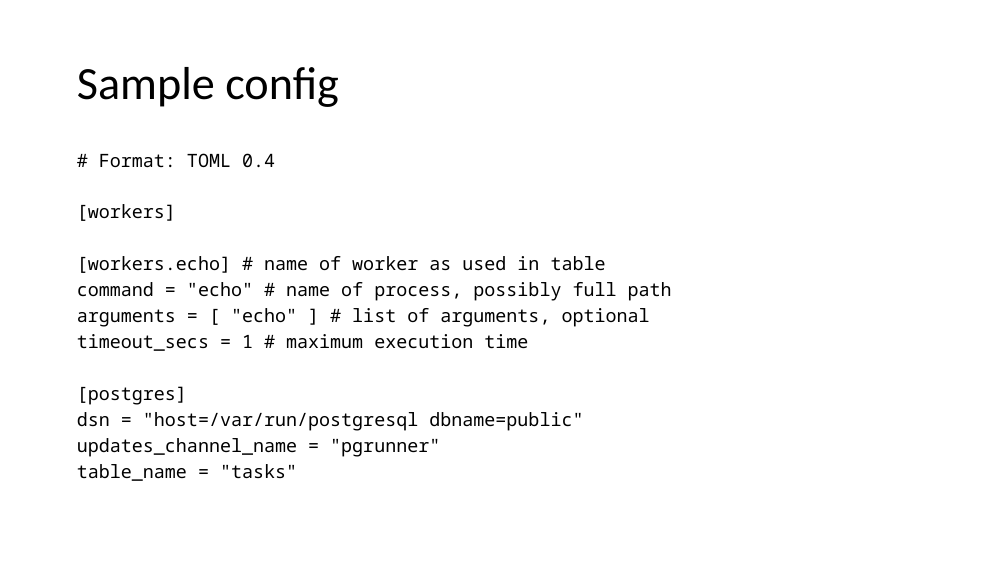
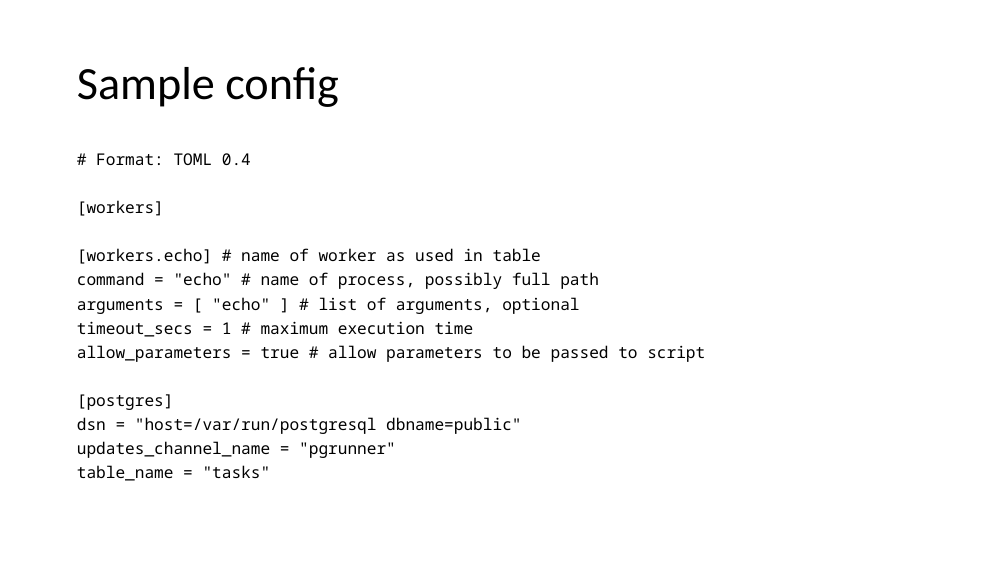
Before and after one commit to debackerl/pgturtle, a slide deck: slide 6 of pgturtle.pptx. Drawn at 1008x567 pixels with LibreOffice and Linux fonts; fonts in the diff are those of the drawing. Boxes give left, top, right and bottom in pixels: in the first picture for what was removed or moved away, otherwise in the second. Text is boxed around its words. In the diff, an @@ line names an element or a change of style, - is before the commit and + after.

```diff
--- a/pgturtle.pptx
+++ b/pgturtle.pptx
@@ text at bbox=[77, 153, 599, 481]: size 17.5 to 15.4 pt in "# Format: TOML 0.4", "[workers]", "[workers.echo] # name of worker as used ...", "command = "echo" # name of process, ..." and 6 more places @@
@@ text at bbox=[77, 345, 705, 362]: paragraph added @@
+allow_parameters = true # allow parameters to be passed to script
```
Also in this commit, not shown: 1 other slide changed, 2 other files.
